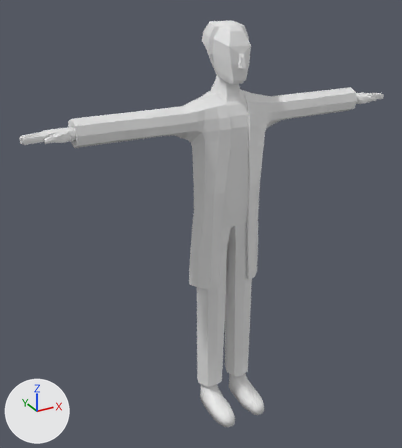
Before and after pictures for a commit that changed the FBX model Assets/Project/Models/Scientists/scientist.fbx.
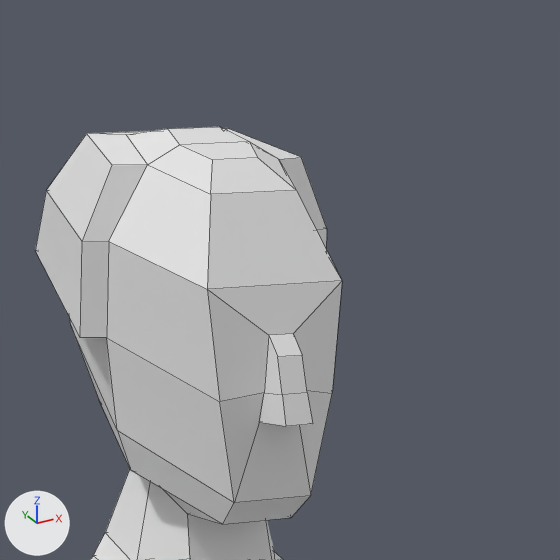
The first picture shows the older version from a camera (50 mm lens) standing at (-1.31, -2.12, 2.12) and looking at (-0.12, 0.03, 1.05). The close-ups show both versions on the part from 49% to 71% of the width and 0% to 20% of the height of that picture; other places that the commit changed are outside them. The lights are fixed; the arrows at lower left show +X, +Y and +Z. The close-ups show mesh edges as thin lines. Where no turn or scale is listed for an object, it has been applied to the vertices.
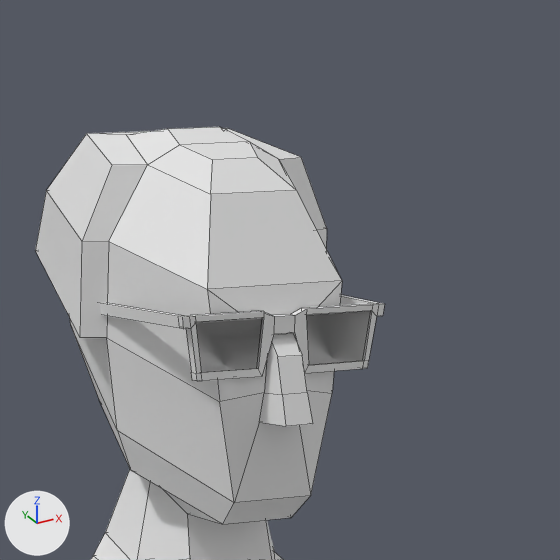
Changed parts and their boxes [x1, y1, x2, y2] in the close-ups (560 x 560 px):
'Cube.003', added: after [100, 295, 385, 381]

The change in detail:
Mesh me_cube_003 is new.
It has 80 vertices, 80 faces and spans x -0.088..0.088, y -0.096..0.01, z 0.058..0.1.
Object 'Cube.003' (ob_cube_003) is new; it shows me_cube_003.
Its location is (0.0, 0.0022, 1.7567).
